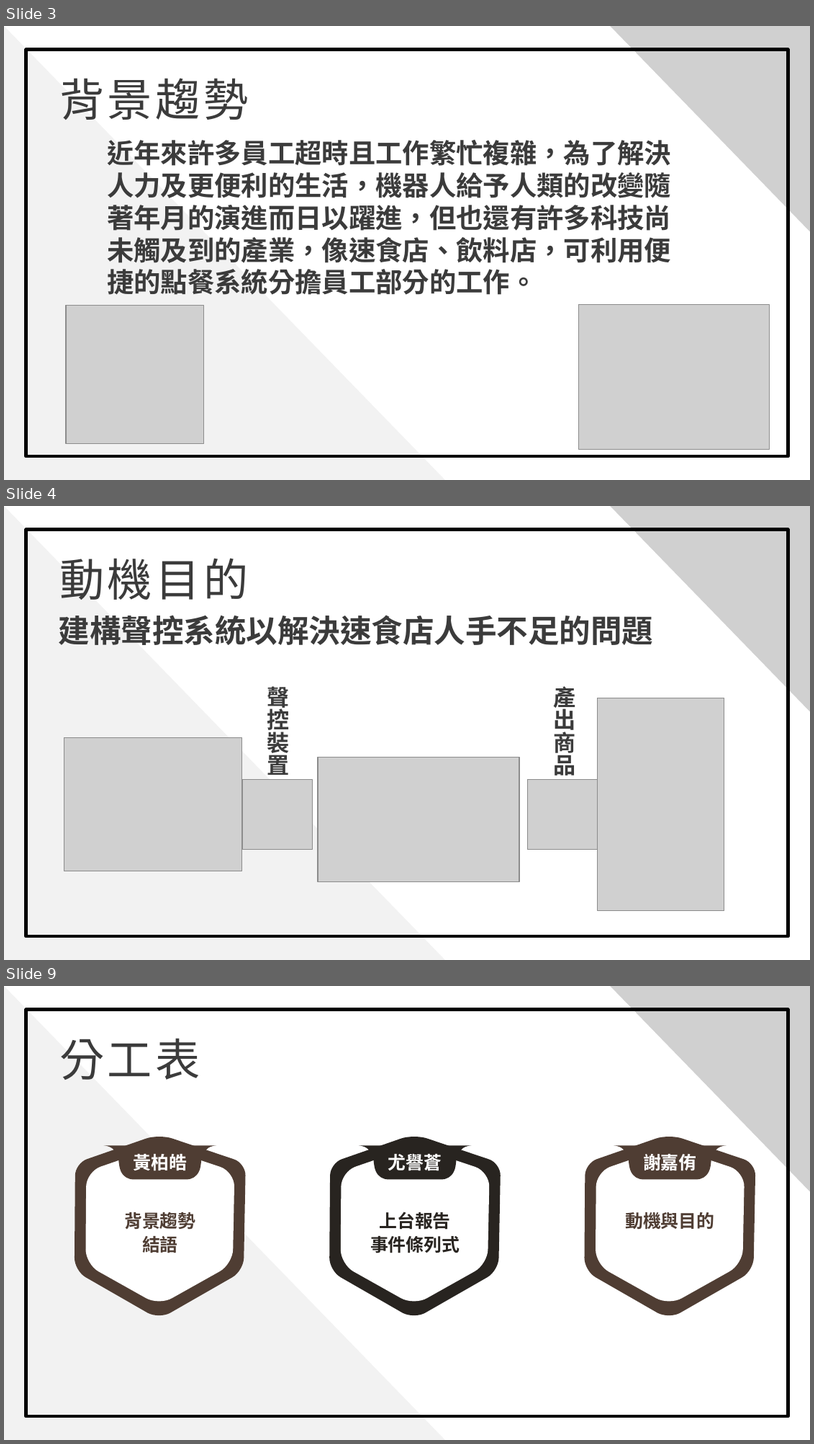
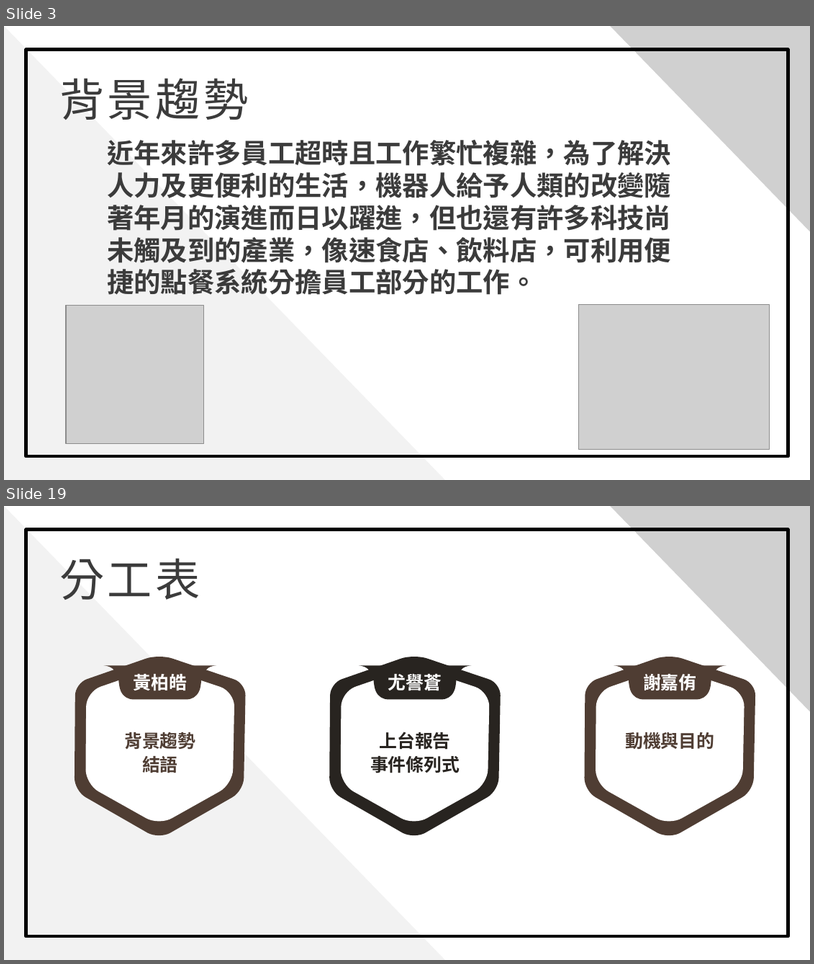
Before and after one commit to 0451030/108_SE_Team8, a slide deck: 軟體工程_期中報告.pptx. Shown one above the other, each under a label of ours: slides 3, 4 and 9 before the commit, slides 3 and 19 after it; the slides between them are not shown. The pictures are 814x1444 and 814x964 pixels, drawn with LibreOffice and Linux fonts; fonts in the diff are those of the drawing; grey boxes stand for pictures; background and template pictures are left out. Boxes give left, top, right and bottom in pixels: in the first picture for what was removed or moved away, otherwise in the second. Text is boxed around its words. In the diff, an @@ line names an element or a change of style, - is before the commit and + after.

```diff
--- a/軟體工程_期中報告.pptx
+++ b/軟體工程_期中報告.pptx
@@ slide 4 removed at box(4, 506, 810, 960), background picture (left out) @@
@@ rectangle removed at box(4, 506, 810, 959) @@
@@ triangle removed at box(4, 506, 445, 959) @@
@@ picture removed at box(610, 506, 810, 712) @@
@@ rectangle removed at box(26, 529, 789, 936) @@
@@ text removed at box(59, 558, 248, 600) @@
-動機目的
@@ text removed at box(59, 615, 653, 645) @@
-建構聲控系統以解決速食店人手不足的問題
@@ text removed at box(268, 683, 290, 779) @@
-聲控裝置
@@ text removed at box(554, 686, 576, 775) @@
-產出商品
@@ picture removed at box(597, 698, 724, 911) @@
@@ picture removed at box(64, 737, 242, 870) @@
@@ picture removed at box(318, 757, 520, 882) @@
@@ picture removed at box(243, 780, 313, 849) @@
@@ picture removed at box(528, 780, 598, 849) @@
@@ what was slide 9 is now slide 19 @@
```
Also in this commit, not shown: 7 slides changed, 11 slides added.
